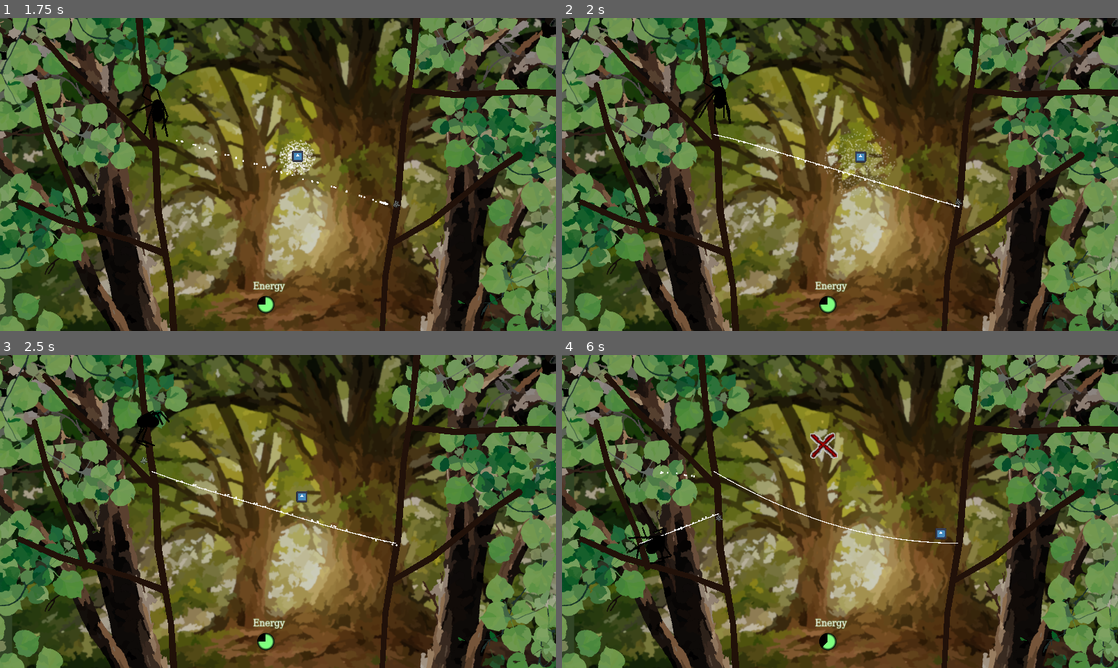
Above: before the commit, frames 1-4 (two rows, left to right).
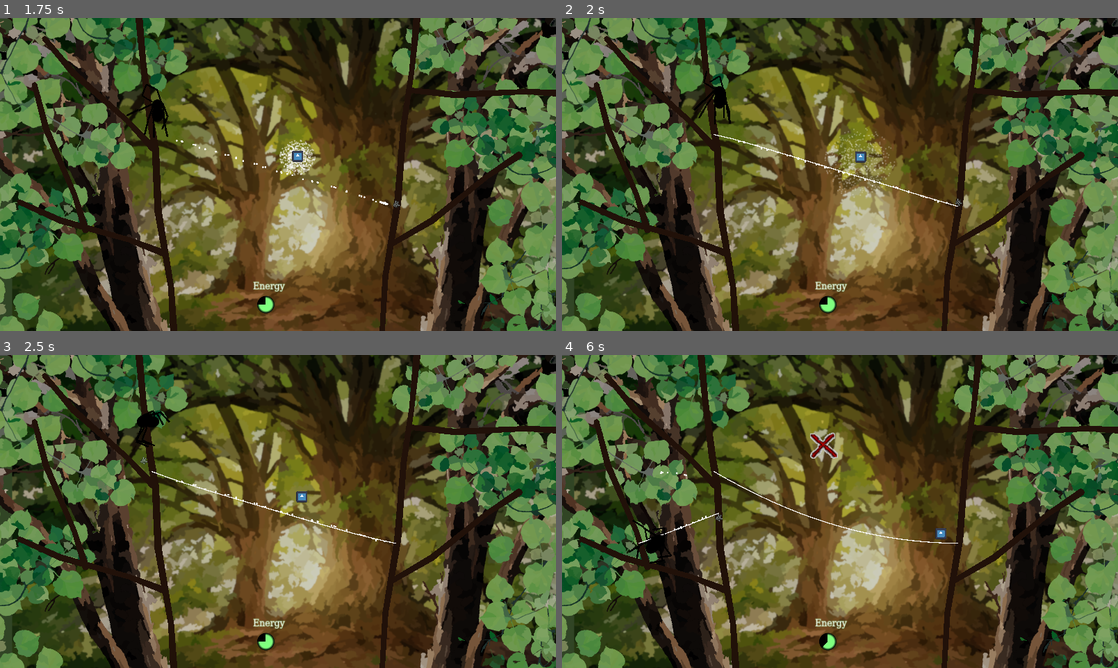
Above: after the commit, the same moments.

Repository: InRe-Dan/ld56
Game: Godot game, scene res://world/world.tscn
The game is run twice, just before and just after one commit, with the same random seed, the same clock (stepped at 60 frames per second) and the same inputs. The engine's default icon, where the game draws it, is replaced by a stand-in: a white triangle on a blue panel in a dark square.
Inputs (mouse positions are in pixels of both pictures, inside the frame that each line leads up to):
- Up to frame 1 (1.75 s): tap Enter at 0.5 s; move the mouse to (250, 237) at 0.52 s; hold Right mouse button (destroy_web) 0.53-1.28 s; hold W (move_up) from 0.53 s (still down); move the mouse to (444, 221) at 1.27 s; click (444, 221) at 1.35 s
- Up to frame 2 (2 s): keep holding W (move_up)
- Up to frame 3 (2.5 s): move the mouse to (111, 464) at 2.02 s; release W (move_up) at 2.03 s; hold A (move_left) from 2.03 s (still down); hold Right mouse button (destroy_web) from 2.03 s (still down)
- Up to frame 4 (6 s): move the mouse to (867, 511) at 2.77 s; release Right mouse button (destroy_web) at 2.78 s; click (867, 511) at 2.85 s; move the mouse to (756, 433) at 3.52 s; release A (move_left) at 3.53 s; hold S (move_down) 3.53-4.28 s; hold Right mouse button (destroy_web) 3.53-4.28 s; move the mouse to (962, 495) at 4.27 s; hold D (move_right) 4.28-5.03 s; click (962, 495) at 4.35 s; move the mouse to (728, 527) at 5.02 s; hold W (move_up) 5.03-5.78 s; hold Right mouse button (destroy_web) 5.03-5.78 s; move the mouse to (895, 442) at 5.77 s; hold D (move_right) from 5.78 s (still down); click (895, 442) at 5.85 s

Frame 1 is identical in both runs. In frame 2, less than 0.1% of the frame differs, in the area x 24-72%, y 18-61%; in frame 3, less than 0.1%; in frame 4, 0.2%, in the area x 11-69%, y 37-67%.

Commit message:
More reliable bullet hit-reg

Diff:
--- a/spider/web_bullet.gd
+++ b/spider/web_bullet.gd
@@ -8,6 +8,9 @@
 signal hit(pos : Vector2)
 
 func _physics_process(delta: float) -> void:
+	var dist_to_travel : float = 1000 * delta * speed + 16
+	detection.target_position.x = dist_to_travel
+	detection.force_shapecast_update()
 	if detection.is_colliding():
 		hit.emit(detection.get_collision_point(0))
 		queue_free()
--- a/spider/web_bullet.tscn
+++ b/spider/web_bullet.tscn
@@ -40,7 +40,7 @@
 
 [node name="Detection" type="ShapeCast2D" parent="."]
 shape = SubResource("CircleShape2D_0i0dt")
-target_position = Vector2(16, 0)
+target_position = Vector2(50, 0)
 margin = 1.0
 max_results = 1
 collision_mask = 22
